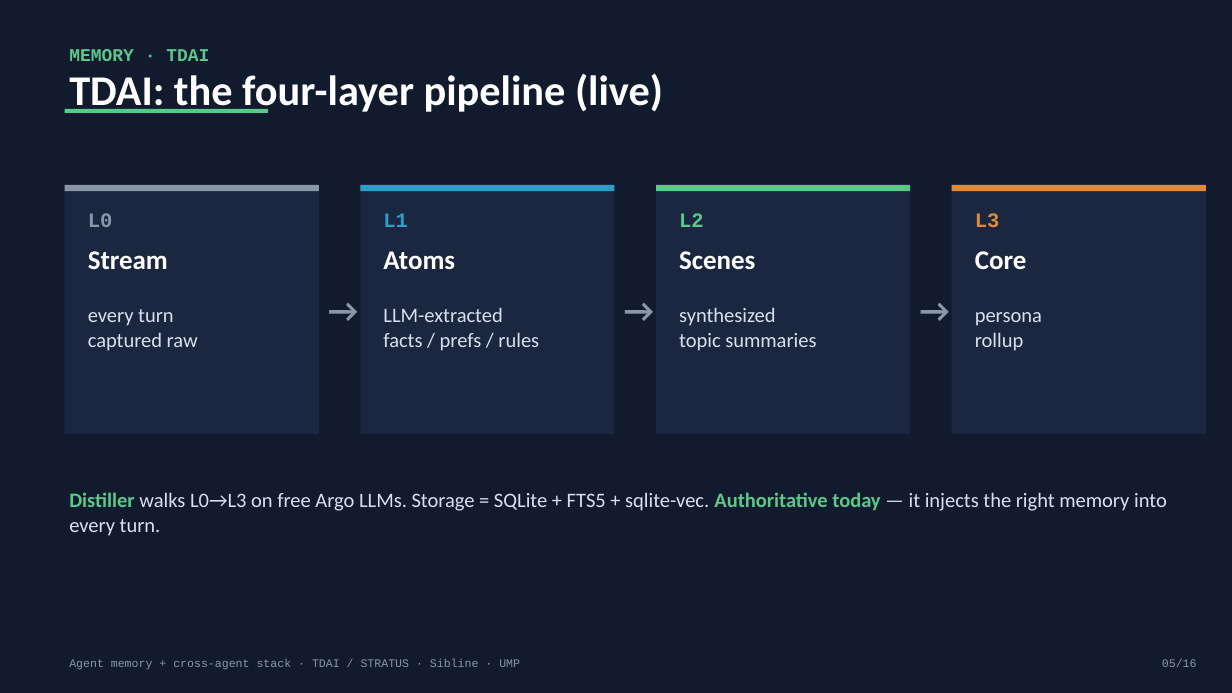
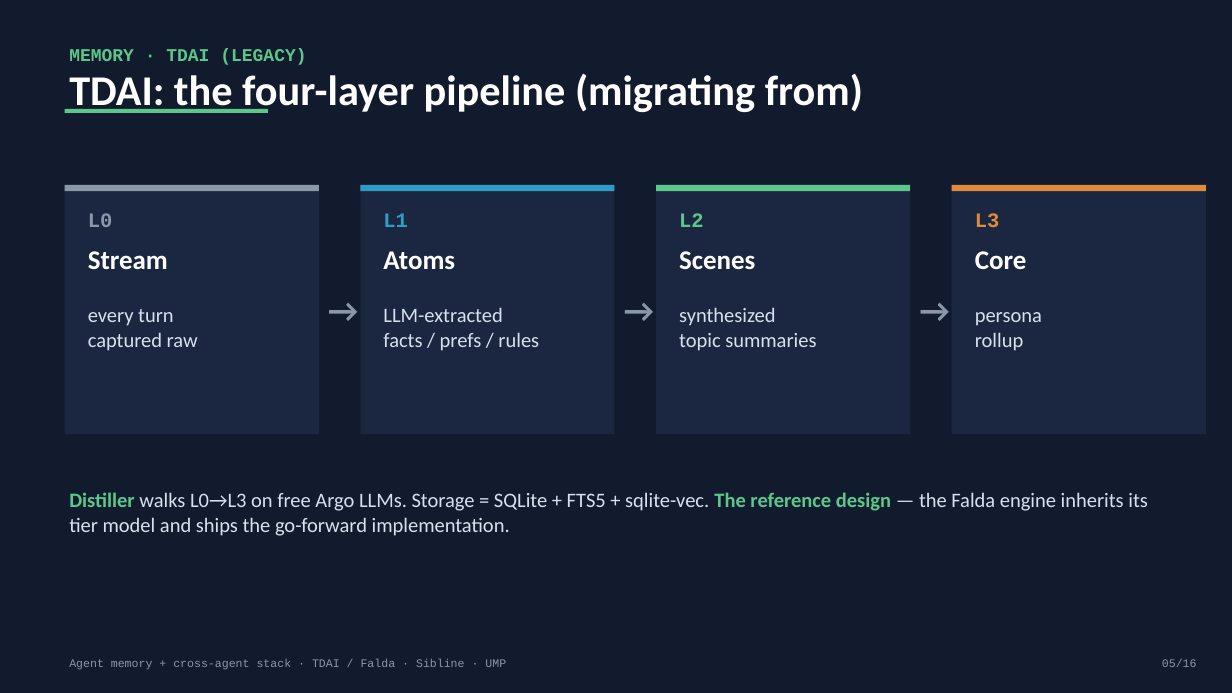
Before and after one commit to rick-stevens-ai/AGENT-MEMORY, a slide deck: slide 5 of decks/tdai-memory-system.pptx. Drawn at 1232x693 pixels with LibreOffice and Linux fonts; fonts in the diff are those of the drawing. Boxes give left, top, right and bottom in pixels: in the first picture for what was removed or moved away, otherwise in the second. Text is boxed around its words. In the diff, an @@ line names an element or a change of style, - is before the commit and + after.

Commit message:
Rename STRATUS -> Falda across whitepaper, READMEs, deck generator + deck
- Whitepaper 'TDAI, Falda, UMP'; repo URLs -> rick-stevens-ai/falda
- tdai/build_deck.py: Falda = go-forward primary, TDAI = predecessor
  being migrated from (drop 'shadow' framing); deck regenerated (16 slides)
- Old STRATUS decks archived under _archive/stratus-prerename-20260627/
- 0 stratus refs outside _archive

```diff
--- a/decks/tdai-memory-system.pptx
+++ b/decks/tdai-memory-system.pptx
@@ text at box(69, 48, 306, 65): text changed @@
-MEMORY · TDAI
+MEMORY · TDAI (LEGACY)
@@ text at box(69, 73, 863, 113): text changed @@
-TDAI: the four-layer pipeline (live)
+TDAI: the four-layer pipeline (migrating from)
@@ text at box(69, 492, 1148, 536): text changed @@
-Distiller walks L0→L3 on free Argo LLMs. Storage = SQLite + FTS5 + sqlite-vec. Authoritative today — it injects the right memory into every turn.
+Distiller walks L0→L3 on free Argo LLMs. Storage = SQLite + FTS5 + sqlite-vec. The reference design — the Falda engine inherits its tier model and ships the go-forward implementation.
@@ text at box(69, 659, 506, 670): text changed @@
-Agent memory + cross-agent stack · TDAI / STRATUS · Sibline · UMP
+Agent memory + cross-agent stack · TDAI / Falda · Sibline · UMP
```
Also in this commit, not shown: 15 other slides changed, 13 other files.
